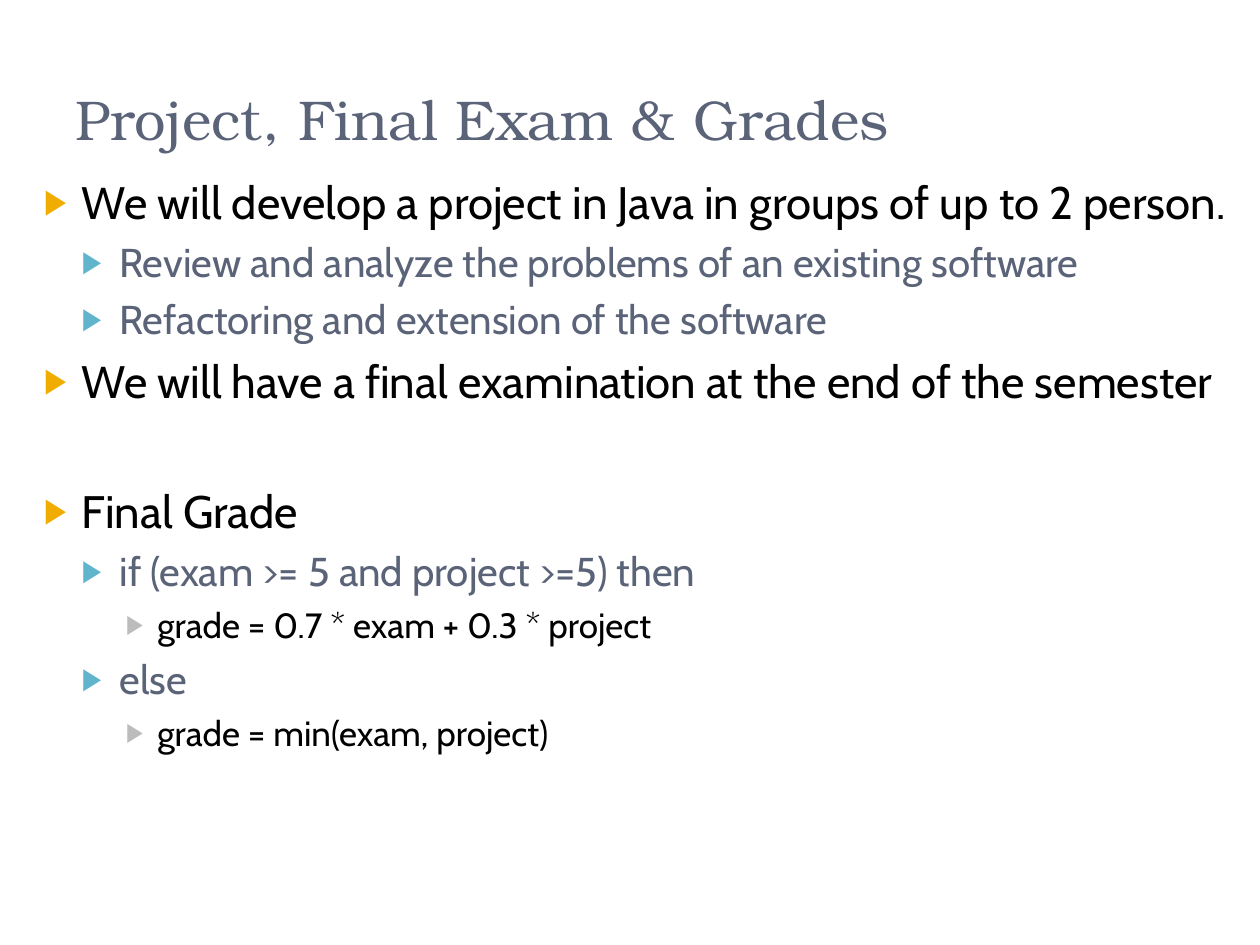
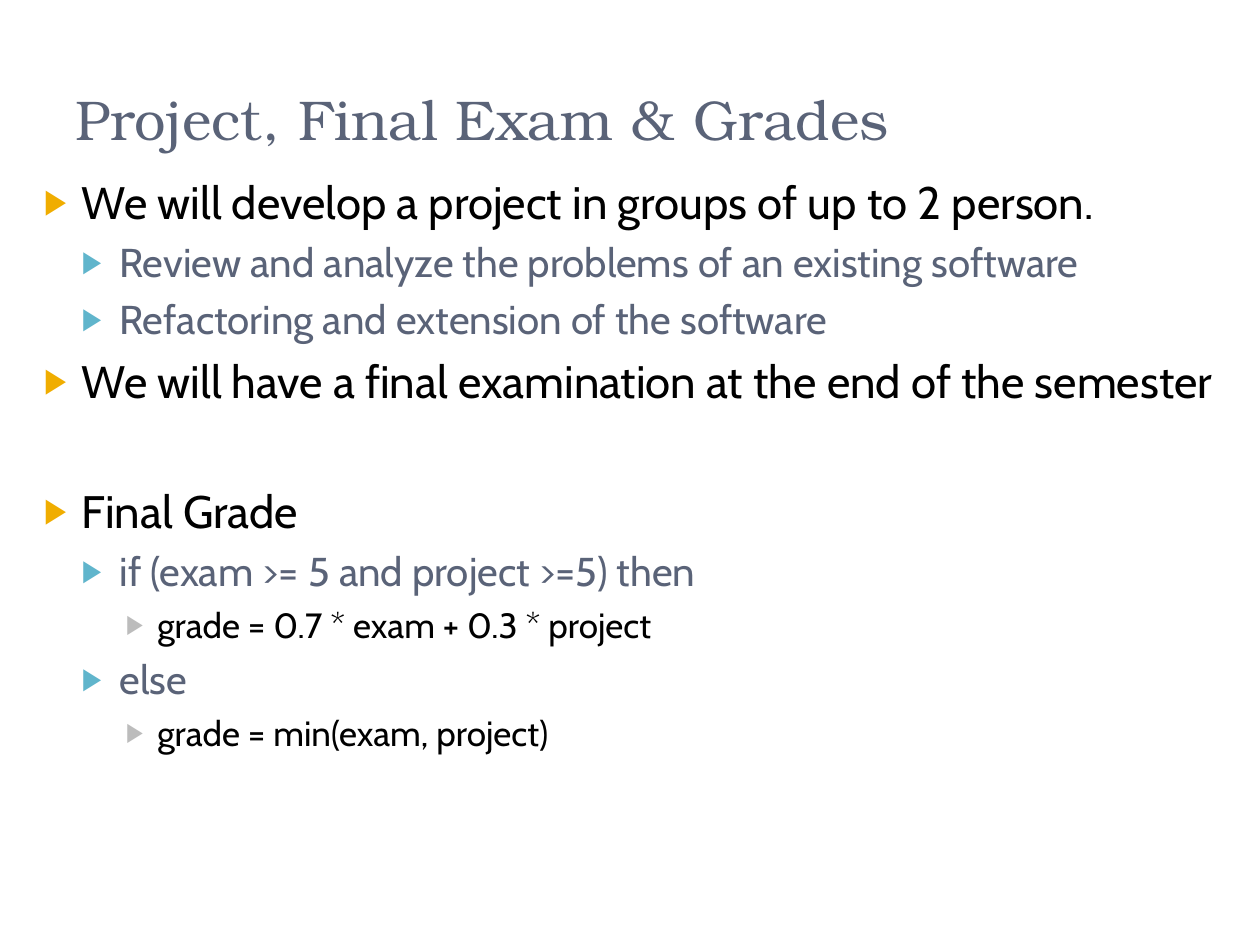
Before and after one commit to zarras/mye004-slides, a slide deck: slide 6 of soft-dev-2-intro.pptx. Drawn at 1260x945 pixels with LibreOffice and Linux fonts; fonts in the diff are those of the drawing. Boxes give left, top, right and bottom in pixels: in the first picture for what was removed or moved away, otherwise in the second. Text is boxed around its words. In the diff, an @@ line names an element or a change of style, - is before the commit and + after.

```diff
--- a/soft-dev-2-intro.pptx
+++ b/soft-dev-2-intro.pptx
@@ text at box(82, 185, 1094, 230): text changed @@
-▶ We will develop a project in Java in groups of up to 2 person.
+▶ We will develop a project in groups of up to 2 person.
```
Also in this commit, not shown: 2 other slides changed, 1 other file.
